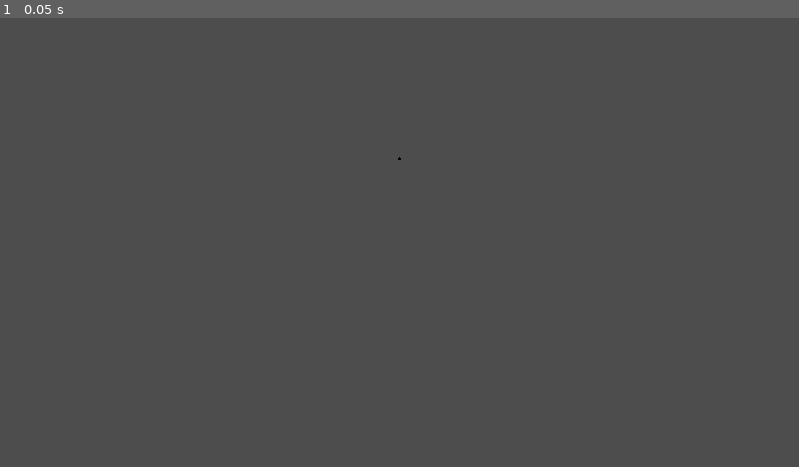
Above: before the commit, frame 1.
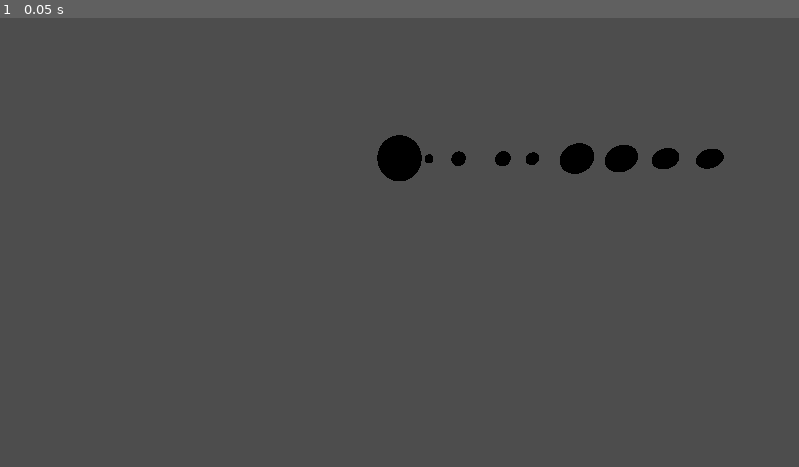
Above: after the commit, the same moment.

Repository: alexgag876200/Projet-Final-Systeme-solaire
Game: Godot game, scene res://système_solaire.tscn
Same seed, same stepped clock (60 frames per second), same inputs: the game is played once before the commit and once after it.
Inputs:
- Up to frame 1 (0.05 s): no input

The runs differ from the first frame. In frame 1, 1.3% of the frame differs, in the area x 47-91%, y 26-37%.

Commit message:
insertion planète + taille

Diff:
--- a/système-solaire/données_planètes_scene_base.gd
+++ b/système-solaire/données_planètes_scene_base.gd
@@ -8,4 +8,4 @@
 
 # Called every frame. 'delta' is the elapsed time since the previous frame.
 func _process(delta: float) -> void:
-	rotation.y= deg_to_rad(delta*vitesse_rotation)
+	rotation.y += deg_to_rad(delta*vitesse_rotation)
--- a/système-solaire/mouvement_astre.gd
+++ b/système-solaire/mouvement_astre.gd
@@ -81,12 +81,12 @@
 	Retour:
 	L'accélération gravitationnelle exercée sur le corps en m/s^2
 	"""
-	var force: Vector3
+	var a = Vector3.ZERO
 	for corps in autres_corps:
 
 		var facteur = -G * masse_soleil / (position_rellee.length()**3)
-		force = (position_rellee - centre_rotation.position) * facteur
-	return force
+		a += (position_rellee - corps.position) * facteur
+	return a
 func runge_kotta(temps_dernier_ecran):
 		#Nombre de période à simuler dans l'écran
 	var nb_periode = temps_dernier_ecran  * periode / periode_relative
--- a/système-solaire/système_solaire.tscn
+++ b/système-solaire/système_solaire.tscn
@@ -1,10 +1,43 @@
 [gd_scene format=3 uid="uid://chd5iyxkdedr7"]
 
-[ext_resource type="PackedScene" uid="uid://bj13x5vtxuu14" path="res://body_planète.tscn" id="1_gwx6f"]
+[ext_resource type="PackedScene" uid="uid://btajuydnr3306" path="res://soleil.tscn" id="1_odjec"]
+[ext_resource type="PackedScene" uid="uid://b7ypv6som8anc" path="res://mercure.tscn" id="2_mtdwt"]
+[ext_resource type="PackedScene" uid="uid://b6g6uyx6o400v" path="res://vénus.tscn" id="3_471bu"]
+[ext_resource type="PackedScene" uid="uid://uj0yvuicq78s" path="res://terre.tscn" id="4_uqj0e"]
+[ext_resource type="PackedScene" uid="uid://b5ul8o8kk66im" path="res://mars.tscn" id="5_fuldb"]
+[ext_resource type="PackedScene" uid="uid://ln4dvw7uwhs0" path="res://jupiter.tscn" id="6_olkoh"]
+[ext_resource type="PackedScene" uid="uid://cv40l57e5gc3l" path="res://saturne.tscn" id="7_7rptf"]
+[ext_resource type="PackedScene" uid="uid://ch8o4qugdjd42" path="res://uranus.tscn" id="8_ebwtv"]
+[ext_resource type="PackedScene" uid="uid://dd25o7aj73gsl" path="res://neptune.tscn" id="9_8r7bp"]
 
 [node name="Node3D" type="Node3D" unique_id=1423429033]
 
 [node name="Camera3D" type="Camera3D" parent="." unique_id=729626946]
 transform = Transform3D(1, 0, 0, 0, 0.8660254, 0.5, 0, -0.5, 0.8660254, 0, 25, 100)
 
-[node name="BodyPlanète" parent="." unique_id=1213070534 instance=ExtResource("1_gwx6f")]
+[node name="Soleil" parent="." unique_id=1213070534 instance=ExtResource("1_odjec")]
+transform = Transform3D(15, 0, 0, 0, 15, 0, 0, 0, 15, 0, 0, 0)
+
+[node name="Mercure" parent="." unique_id=399045006 instance=ExtResource("2_mtdwt")]
+transform = Transform3D(3, 0, 0, 0, 3, 0, 0, 0, 3, 10, 0, 0)
+
+[node name="Vénus" parent="." unique_id=1693507552 instance=ExtResource("3_471bu")]
+transform = Transform3D(4.8, 0, 0, 0, 4.8, 0, 0, 0, 4.8, 20, 0, 0)
+
+[node name="Terre" parent="." unique_id=1942270358 instance=ExtResource("4_uqj0e")]
+transform = Transform3D(5, 0, 0, 0, 5, 0, 0, 0, 5, 35, 0, 0)
+
+[node name="Mars" parent="." unique_id=1099261050 instance=ExtResource("5_fuldb")]
+transform = Transform3D(4.2, 0, 0, 0, 4.2, 0, 0, 0, 4.2, 45, 0, 0)
+
+[node name="jupiter" parent="." unique_id=505340532 instance=ExtResource("6_olkoh")]
+transform = Transform3D(10, 0, 0, 0, 10, 0, 0, 0, 10, 60, 0, 0)
+
+[node name="saturne" parent="." unique_id=1420047899 instance=ExtResource("7_7rptf")]
+transform = Transform3D(9, 0, 0, 0, 9, 0, 0, 0, 9, 75, 0, 0)
+
+[node name="Uranus" parent="." unique_id=1432990258 instance=ExtResource("8_ebwtv")]
+transform = Transform3D(7, 0, 0, 0, 7, 0, 0, 0, 7, 90, 0, 0)
+
+[node name="Neptune" parent="." unique_id=58027044 instance=ExtResource("9_8r7bp")]
+transform = Transform3D(6.5, 0, 0, 0, 6.4967926423772555, -0.20416993400783506, 0, 0.20416993400783506, 6.4967926423772555, 105, 0, 0)
